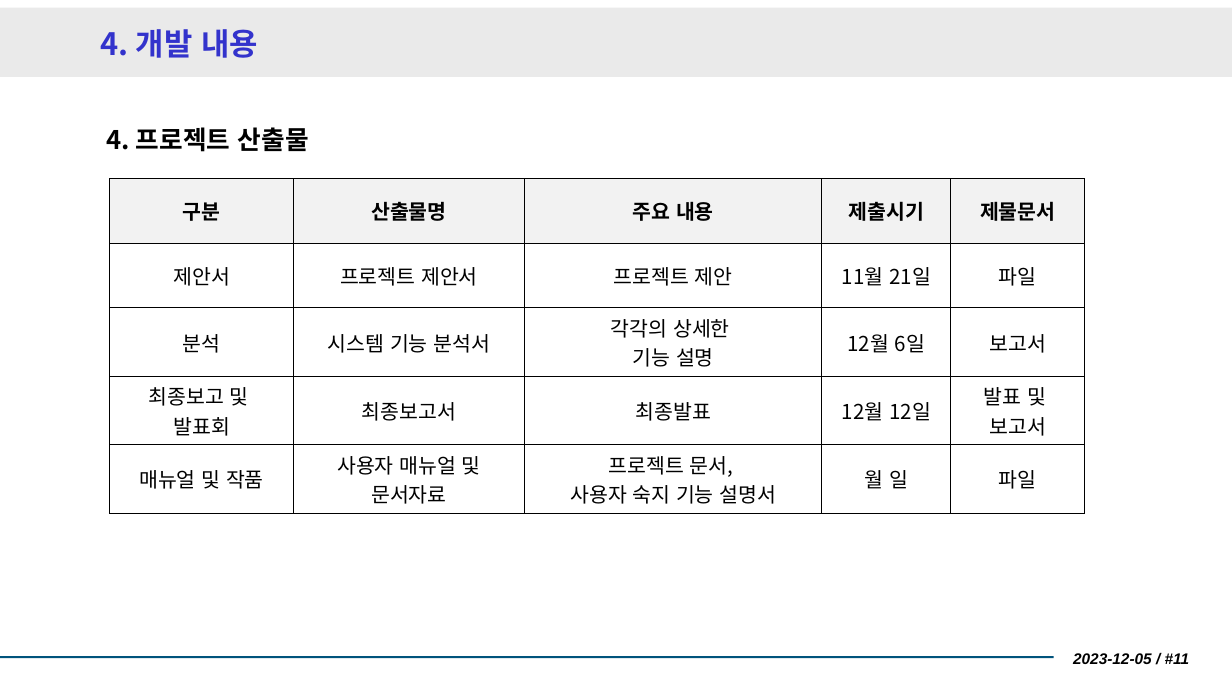
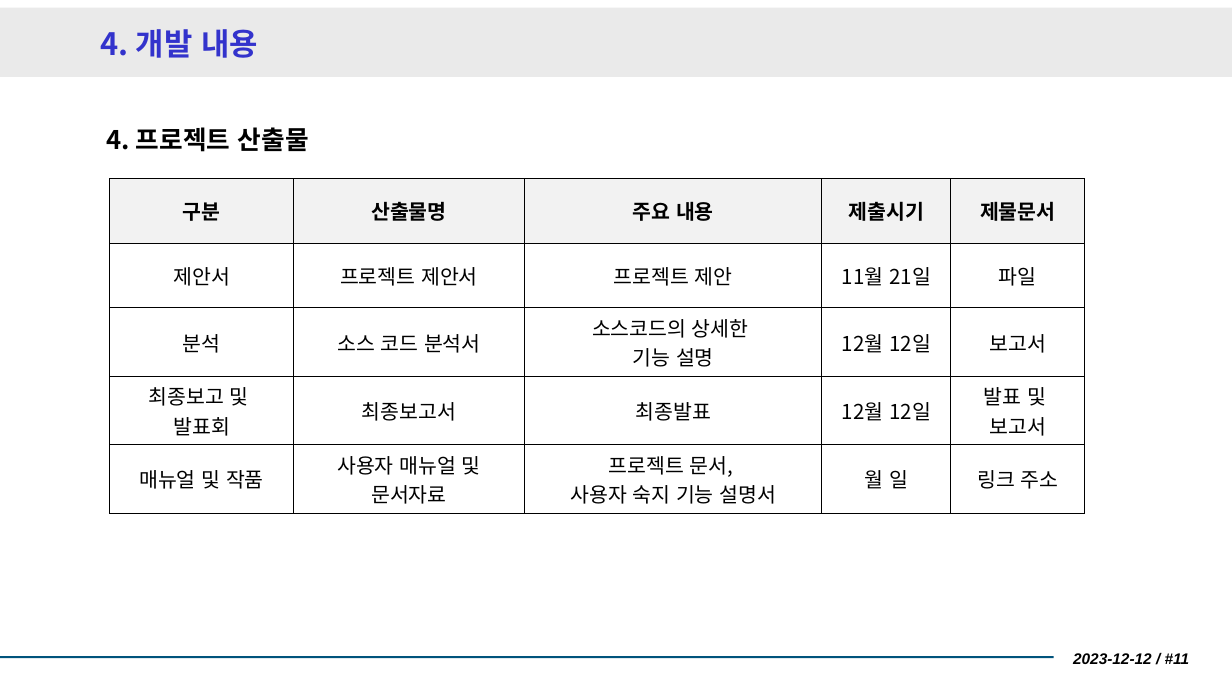
Before and after one commit to Joognuoy/NotepadProject, a slide deck: slide 12 of 2023_기업솔루션_프로젝트_보고서_4-1조.pptx. Drawn at 1232x693 pixels with LibreOffice and Linux fonts; fonts in the diff are those of the drawing. Boxes give left, top, right and bottom in pixels: in the first picture for what was removed or moved away, otherwise in the second. Text is boxed around its words. In the diff, an @@ line names an element or a change of style, - is before the commit and + after.

```diff
--- a/2023_기업솔루션_프로젝트_보고서_4-1조.pptx
+++ b/2023_기업솔루션_프로젝트_보고서_4-1조.pptx
@@ table at (110, 178, 1086, 508) @@
-row 3: 분석 | 시스템 기능 분석서 | 각각의 상세한 / 기능 설명 | 12월 6일 | 보고서
+row 3: 분석 | 소스 코드 분석서 | 소스코드의 상세한 / 기능 설명 | 12월 12일 | 보고서
-row 5, column 5: 파일
+row 5, column 5: 링크 주소
@@ text at (1073, 653, 1190, 664): text changed @@
-2023-12-05 / #11
+2023-12-12 / #11
```
Also in this commit, not shown: 1 other slide changed.
